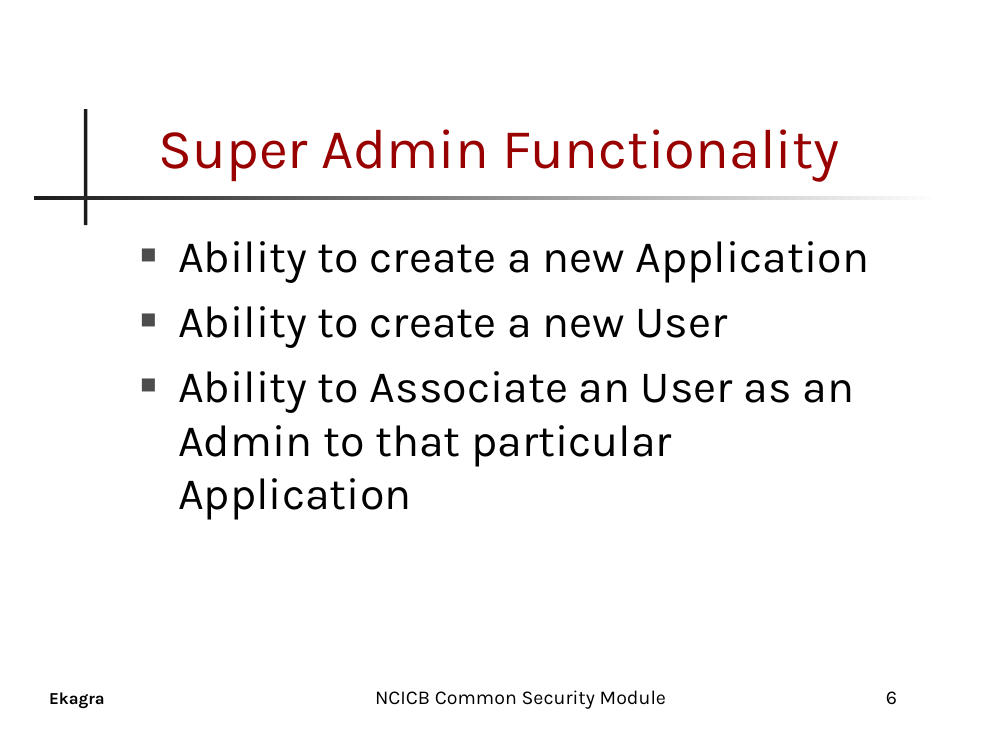
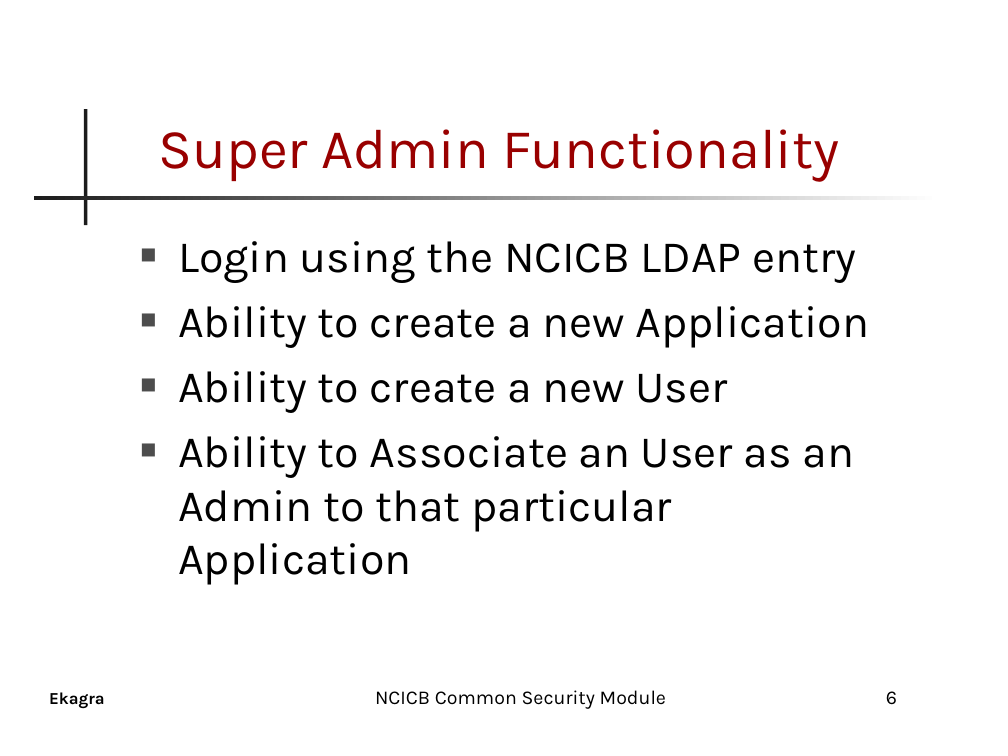
Before and after one commit to CBIIT/common-security-module-docs, a slide deck: slide 6 of CSM_UPT_Presentation.ppt. Drawn at 1008x756 pixels with LibreOffice and Linux fonts; fonts in the diff are those of the drawing; background and template pictures are left out. Boxes give left, top, right and bottom in pixels: in the first picture for what was removed or moved away, otherwise in the second. Text is boxed around its words. In the diff, an @@ line names an element or a change of style, - is before the commit and + after.

```diff
--- a/CSM_UPT_Presentation.ppt
+++ b/CSM_UPT_Presentation.ppt
@@ text at (x1=178, y1=241, x2=856, y2=283): paragraph added @@
+■ Login using the NCICB LDAP entry
```
Also in this commit, not shown: 1 other slide changed.
